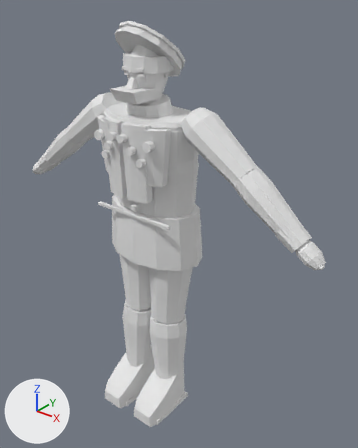
The FBX model Assets/Pedestrians/Staged/Models/ParkCheckersPlayer3D.fbx, before and after one commit.
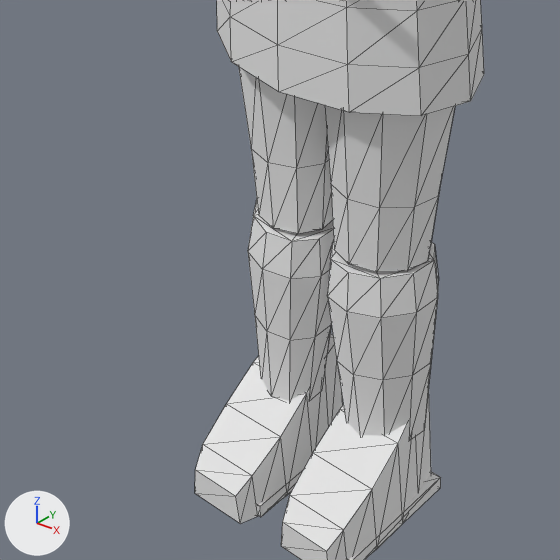
The first picture shows the older version from a 50 mm lens placed at (1.301, -1.45, 1.868), pointed at (0.095, 0.058, 0.933). The close-ups show the older and then the newer version on the part from 11% to 64% of the width and 52% to 94% of the height of that picture. Only the edits that show in the close-ups are written down. The lights are fixed; the arrows at lower left show +X, +Y and +Z. The close-ups show mesh edges as thin lines.

Names of what the first close-up shows: 'CLO_CoatHem', 'CLO_Shin.L', 'CLO_Shin.R', 'CLO_Thigh.L', 'CLO_Thigh.R', 'GEO_Boot.L', 'GEO_Boot.R', 'GEO_BootSole.L' and 1 more.
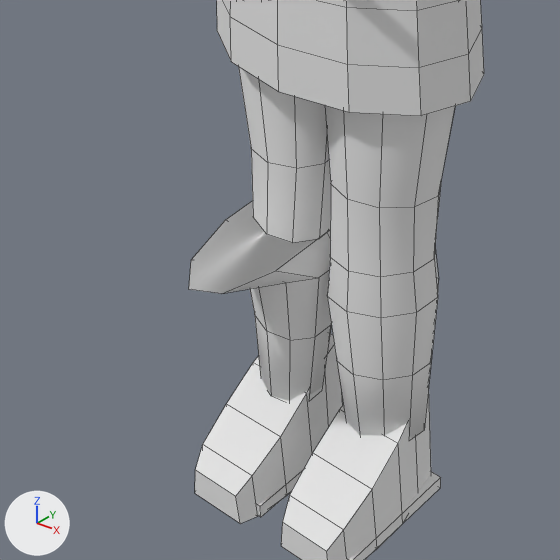
The newer file adds a shape key; the second version is drawn at full value of the shape key 'JointVolume.Knee.R' of 'CLO_Shin.R', and the change is written as the vertex moves it makes.

What the commit changed:
me_clo_shin_l_mesh_001 is used by ob_clo_shin_l; location (0.088, -0.014, 0.485).
me_clo_shin_l_mesh_001 had 40 vertices, 76 faces and spanned x -0.082..0.085, y -0.084..0.082, z -0.342..-0.001.
me_clo_shin_l_mesh_001 now has 40 vertices, 32 faces and spans x -0.082..0.085, y -0.084..0.082, z -0.342..0.002.
Part 4, on me_clo_shin_l_mesh_001:
5 vertices are removed from x -0.074..0.077, y -0.066..0.076, z -0.005..-0.001.
76 faces are deleted.
4 vertices in x -0.043..0.074, y -0.076..0.066, z -0.005..-0.001 move by (0.0, 0.0, 0.003).
1 vertex moves from x -0.077, y -0.031, z -0.004 to x -0.078, y -0.031, z -0.001.
5 vertices are added at (0.077, 0.031, 0.001), (0.042, -0.057, 0.002), (-0.051, -0.066, 0.0), (-0.074, 0.016, -0.002), (0.005, 0.076, -0.001).
32 new faces join them.
me_clo_shin_r_mesh_001 is used by ob_clo_shin_r; location (-0.088, 0.01, 0.485).
me_clo_shin_r_mesh_001 had 40 vertices, 76 faces and spanned x -0.085..0.082, y -0.118..0.049, z -0.344..0.003.
me_clo_shin_r_mesh_001 now has 40 vertices, 32 faces and spans x -0.085..0.082, y -0.278..0.117, z -0.344..0.002.
Part 2, on me_clo_shin_r_mesh_001:
7 vertices are removed from x -0.077..0.077, y -0.106..0.045, z -0.008..0.003.
76 faces are deleted.
8 vertices move from x -0.083..0.082, y -0.118..0.035, z -0.07..0.001 to x -0.083..0.082, y -0.132..0.093, z -0.07..0.002.
7 vertices are added at x -0.077..0.08, y -0.278..0.117, z -0.004..0.002.
32 new faces join them.
me_clo_thigh_l_mesh_001 is used by ob_clo_thigh_l; location (0.092, 0.01, 0.878).
me_clo_thigh_l_mesh_001 had 40 vertices, 76 faces and spanned x -0.092..0.106, y -0.106..0.085, z -0.393..-0.003.
me_clo_thigh_l_mesh_001 now has 40 vertices, 32 faces and spans x -0.092..0.106, y -0.106..0.085, z -0.395..-0.003.
Part 1, on me_clo_thigh_l_mesh_001:
5 vertices are removed from x -0.076..0.062, y -0.092..0.031, z -0.393..-0.385.
76 faces are deleted.
5 vertices move from x -0.069..0.069, y -0.079..0.044, z -0.393..-0.385 to x -0.078..0.073, y -0.09..0.052, z -0.395..-0.391.
5 vertices are added at (0.07, -0.04, -0.391), (-0.009, -0.1, -0.392), (-0.082, -0.055, -0.394), (-0.047, 0.033, -0.395), (0.047, 0.042, -0.393).
32 new faces join them.
me_clo_thigh_r_mesh_001 is used by ob_clo_thigh_r; location (-0.092, -0.004, 0.878).
me_clo_thigh_r_mesh_001 had 40 vertices, 76 faces and spanned x -0.105..0.092, y -0.09..0.102, z -0.393..-0.004.
me_clo_thigh_r_mesh_001 now has 40 vertices, 32 faces and spans x -0.105..0.092, y -0.092..0.102, z -0.395..-0.004.
Part 3, on me_clo_thigh_r_mesh_001:
5 vertices are removed from x -0.062..0.076, y -0.082..0.041, z -0.393..-0.386.
76 faces are deleted.
5 vertices move from x -0.069..0.069, y -0.069..0.054, z -0.392..-0.385 to x -0.073..0.078, y -0.082..0.059, z -0.395..-0.391.
5 vertices are added at (0.009, -0.092, -0.394), (-0.07, -0.033, -0.392), (-0.047, 0.049, -0.392), (0.047, 0.04, -0.394), (0.081, -0.047, -0.395).
32 new faces join them.

Pixel boxes [x1, y1, x2, y2] of what changed, in the close-ups (560 x 560 px):
'CLO_Thigh.L', reshaped: before [325, 105, 455, 272]; after [325, 105, 455, 277]
'CLO_Shin.R', reshaped: before [248, 199, 334, 401]; after [189, 201, 331, 401]
'CLO_Shin.L', reshaped: before [327, 242, 438, 439]; after [327, 251, 438, 439]
'CLO_Thigh.R', reshaped: before [238, 66, 333, 234]; after [238, 66, 331, 243]
